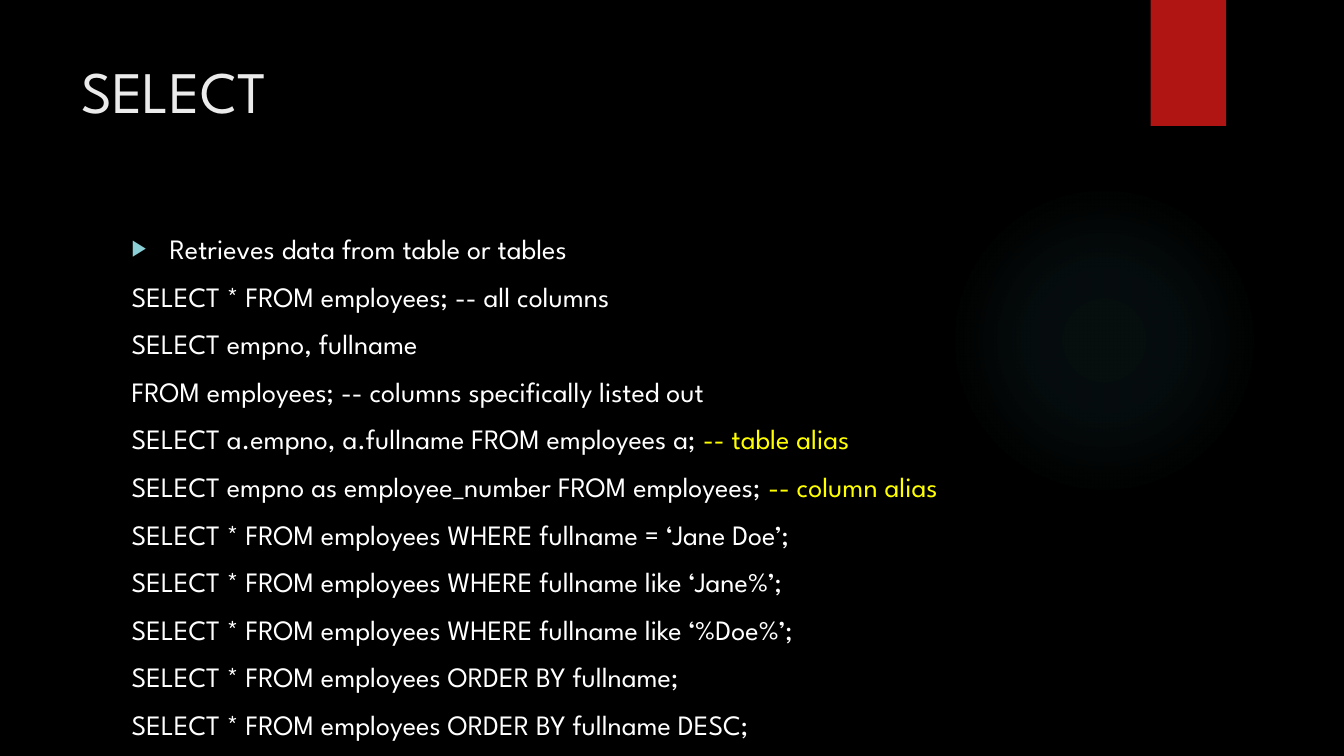
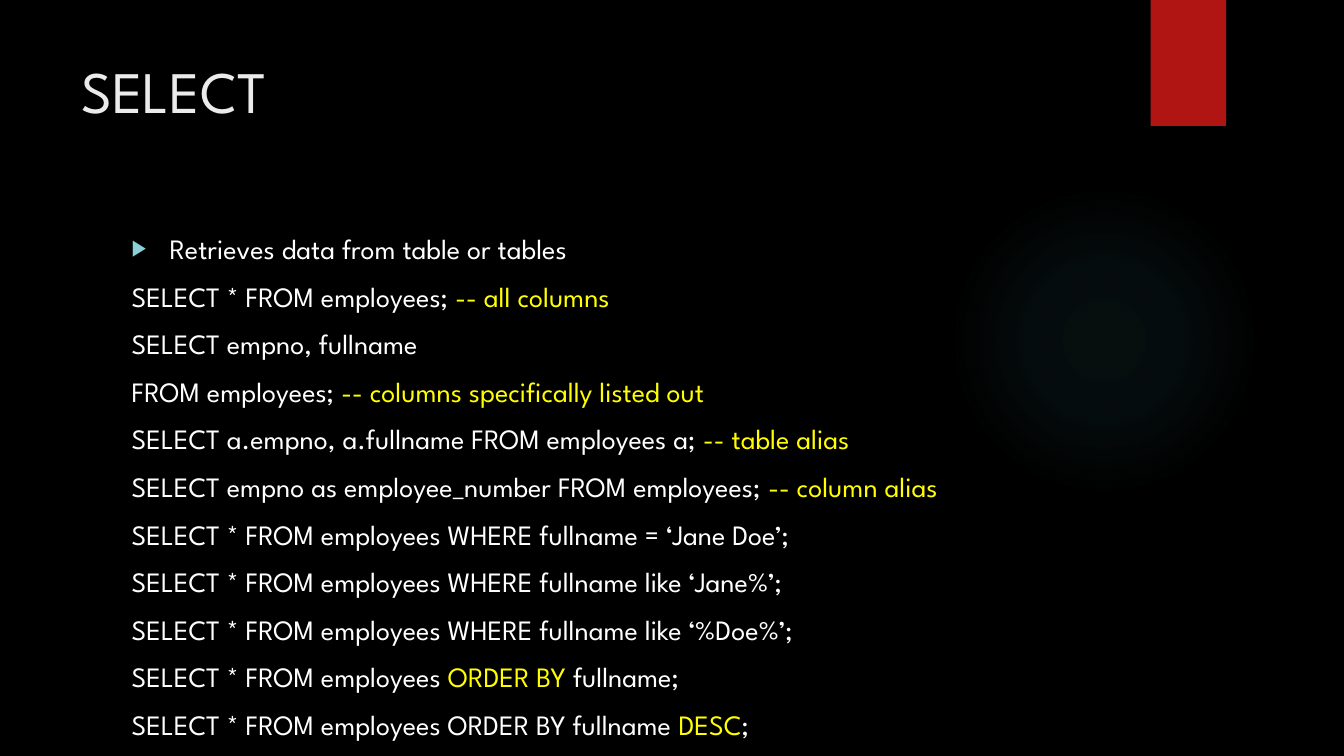
Before and after one commit to zedfoxus/database-bootcamp, a slide deck: slide 27 of Presentation/Database-Bootcamp-Presentation.pptx. Drawn at 1344x756 pixels with LibreOffice and Linux fonts; fonts in the diff are those of the drawing; background and template pictures are left out. Boxes give left, top, right and bottom in pixels: in the first picture for what was removed or moved away, otherwise in the second. Text is boxed around its words. In the diff, an @@ line names an element or a change of style, - is before the commit and + after.

```diff
--- a/Presentation/Database-Bootcamp-Presentation.pptx
+++ b/Presentation/Database-Bootcamp-Presentation.pptx
@@ text at (x1=132, y1=287, x2=749, y2=741): text colour #FFFFFF to #FFFF00 in "-- all columns", "-- columns specifically listed out", "ORDER BY", "DESC;" @@
```
Also in this commit, not shown: 5 other slides changed, 4 slides added.
